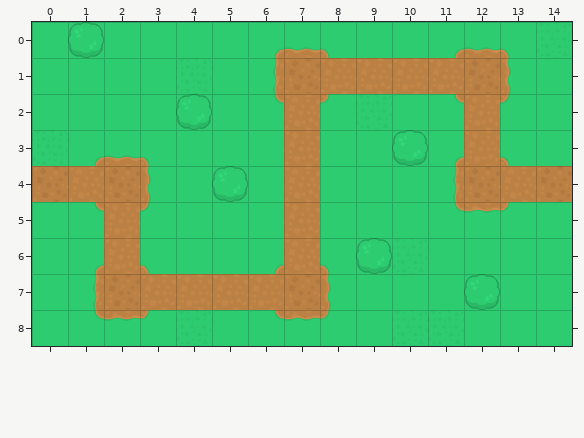
An edit to a level. Tiled map, assets/map.tmx. The picture above was drawn from the file before the commit.
Cells are 64x64 px. Shown: x 0..14, y 0..8.
New version:
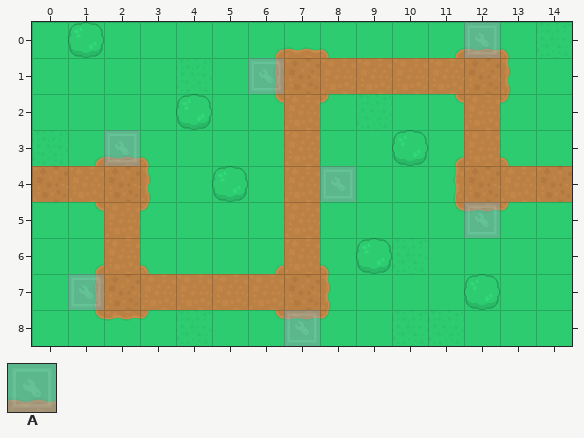
Key: from "kenney-td": A 85.
_ is an empty cell.
Tiles of an added or newly shown layer are drawn over the layers below it.
See-through tiles are keyed as they look on the map.
Edits made:
Layer "tower_markers" (added):
y 0: x 12 _ -> A
y 1: x 6 _ -> A
y 3: x 2 _ -> A
y 4: x 8 _ -> A
y 5: x 12 _ -> A
y 7: x 1 _ -> A
y 8: x 7 _ -> A
Where, in picture pixels (left, top, right, bottom), the same in both pictures:
added: (464, 22, 500, 58)
added: (248, 58, 284, 94)
added: (104, 130, 140, 166)
added: (320, 166, 356, 202)
added: (464, 202, 500, 238)
added: (68, 274, 104, 310)
added: (284, 310, 320, 346)
